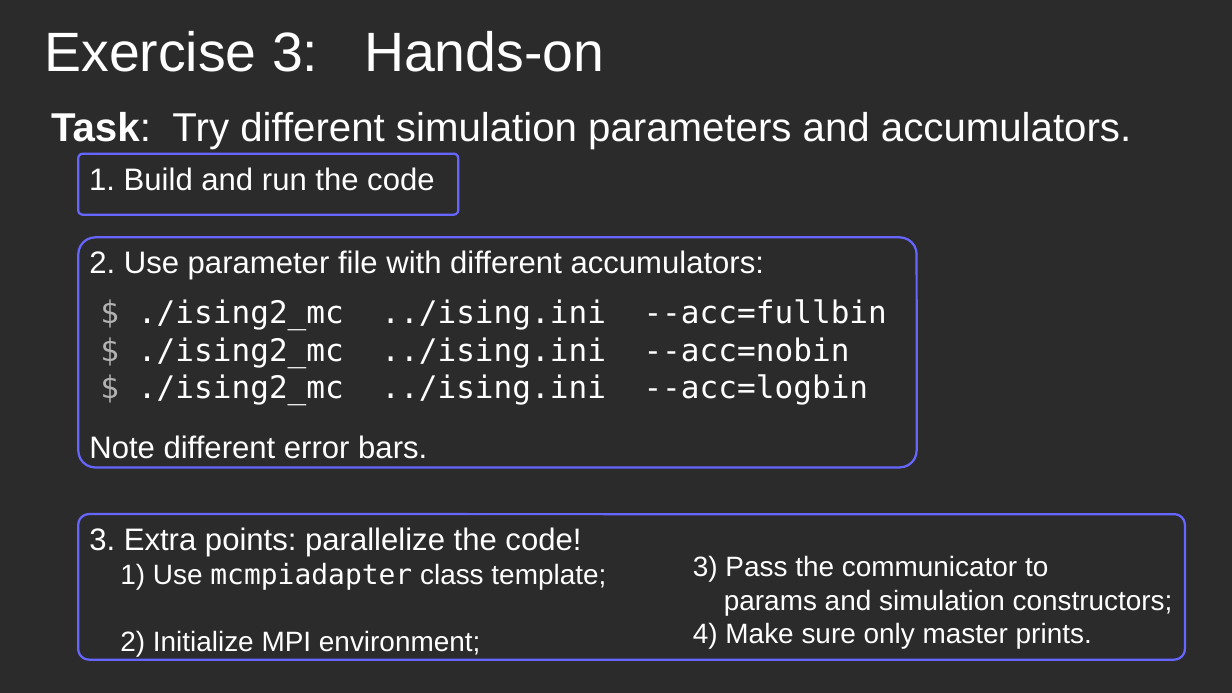
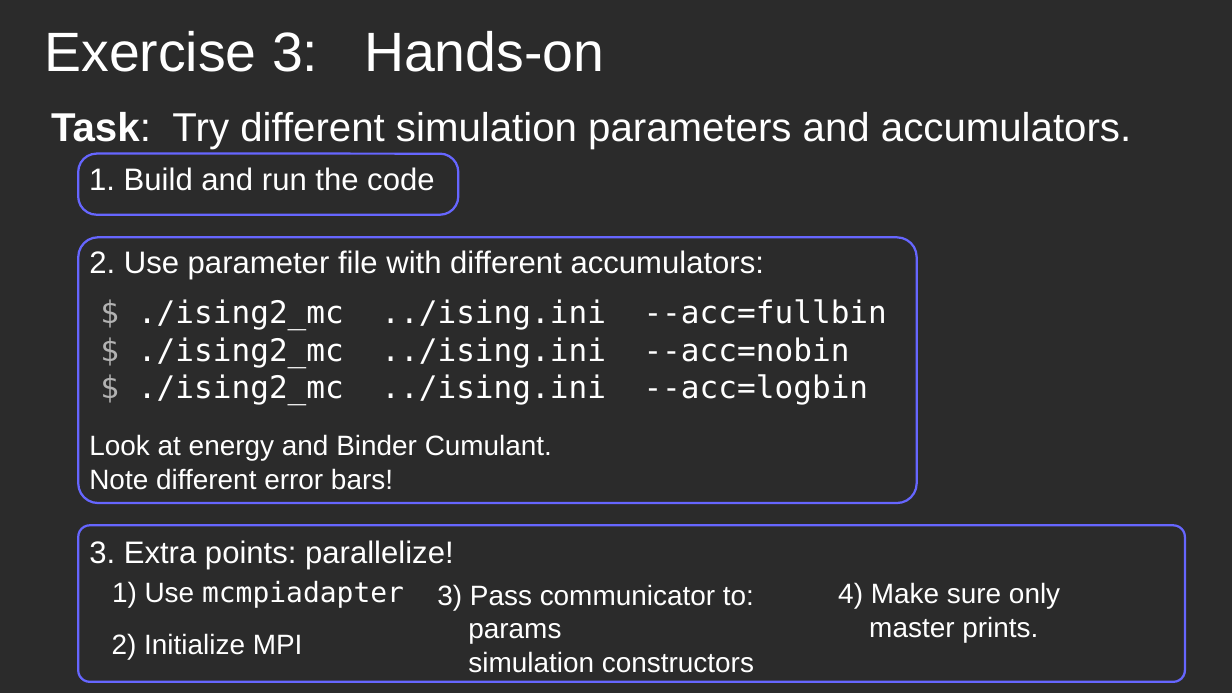
Before and after one commit to ALPSCore/Tutorial2, a slide deck: slide 18 of talk/overview.odp. Drawn at 1232x693 pixels with LibreOffice and Linux fonts; fonts in the diff are those of the drawing; background and template pictures are left out; a plain dark background stands for a picture behind light text. Boxes give left, top, right and bottom in pixels: in the first picture for what was removed or moved away, otherwise in the second. Text is boxed around its words. In the diff, an @@ line names an element or a change of style, - is before the commit and + after.

```diff
--- a/talk/overview.odp
+++ b/talk/overview.odp
@@ rounded rectangle at (78, 153, 458, 215): proportions changed @@
@@ rounded rectangle: place and size @@
-rounded rectangle at (78, 237, 917, 467)
+rounded rectangle at (78, 237, 917, 503)
@@ text at (89, 434, 552, 490): text changed; size 20 to 18 pt @@
-Note different error bars.
+Look at energy and Binder Cumulant.
+Note different error bars!
@@ rounded rectangle: place and size @@
-rounded rectangle at (78, 514, 1185, 660)
+rounded rectangle at (78, 525, 1185, 682)
@@ text at (89, 540, 454, 570): text changed; size 18 to 20 pt @@
-3. Extra points: parallelize the code!
-1) Use mcmpiadapter class template;
-2) Initialize MPI environment;
+3. Extra points: parallelize!
@@ text at (693, 555, 1173, 615): paragraph removed @@
-3) Pass the communicator to
-params and simulation constructors;
@@ text added at (112, 580, 404, 608), 18 pt, text #FFFFFF @@
+1) Use mcmpiadapter
@@ text added at (437, 584, 754, 673), 18 pt, text #FFFFFF @@
+3) Pass communicator to:
+params
+simulation constructors
@@ text "4) Make sure only master ...": place and size @@
-text "4) Make sure only master ..." at (693, 555, 1173, 649)
+text "4) Make sure only master ..." at (838, 582, 1060, 642)
@@ text added at (112, 633, 303, 660), 18 pt, text #FFFFFF @@
+2) Initialize MPI
```
Also in this commit, not shown: 10 other slides changed, 1 slide added, 1 other file.
